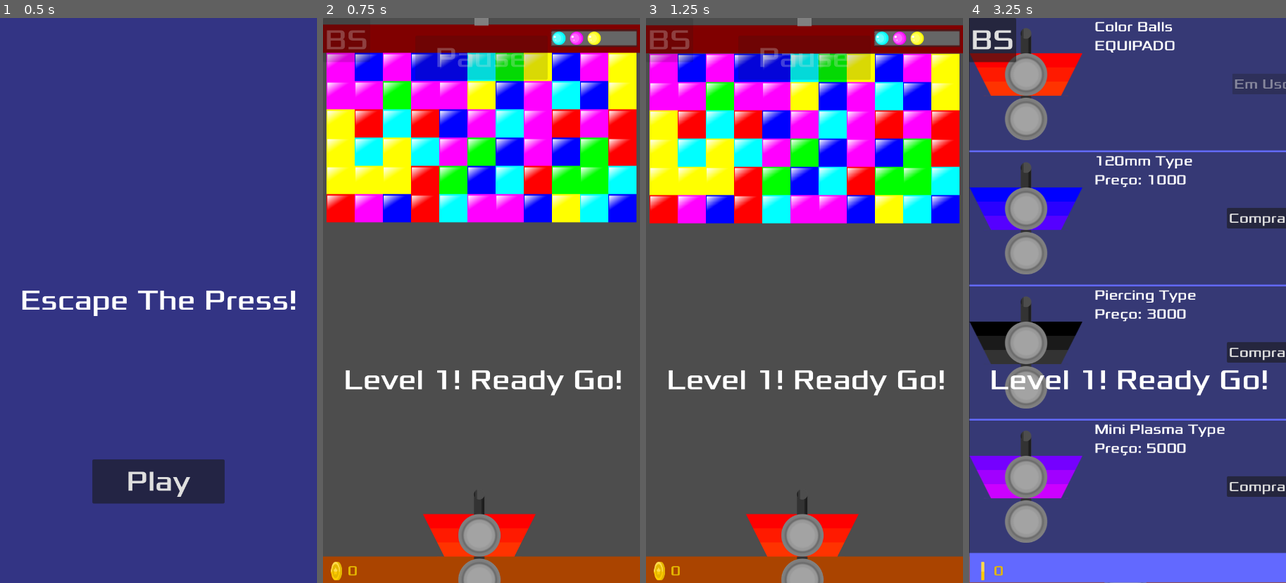
Above: before the commit, frames 1-4 (left to right).
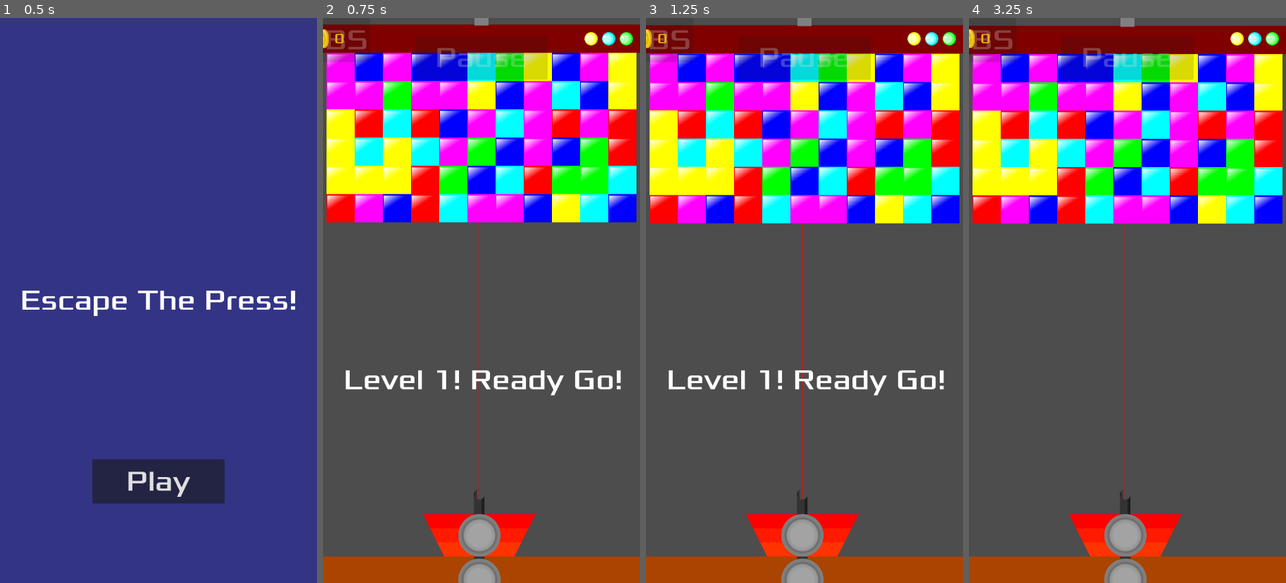
Above: after the commit, the same moments.

Repository: JamesElison/Escape_The_Press
Game: Godot game, scene res://core/scenes/set_elements/main_menu.tscn
The game is run twice, just before and just after one commit, with the same random seed, the same clock (stepped at 60 frames per second) and the same inputs. Sound files missing from this copy of the repository are replaced by a short silence.
Inputs (mouse positions are in pixels of both pictures, inside the frame that each line leads up to):
- Up to frame 1 (0.5 s): no input
- Up to frame 2 (0.75 s): click "Play" at 0.5 s
- Up to frame 3 (1.25 s): no input
- Up to frame 4 (3.25 s): click "BS" at 1.25 s; click (1260, 85) at 2 s, where only the run before the commit has a clickable "Comprar"; click (1216, 85) at 2.75 s, where only the run after the commit has a clickable "Equip"

Frame 1 is identical in both runs. In frame 2, 1.3% of the frame differs, in the area x 0-100%, y 2-100%; in frame 3, 1.3%; in frame 4, 100%, in the area x 0-100%, y 0-100%.

Commit message:
Versão 0.1.5: mira laser...

Diff:
--- a/core/entities/players/player.tscn
+++ b/core/entities/players/player.tscn
@@ -39,4 +39,13 @@
 position = Vector2(0, -125)
 shape = SubResource("RectangleShape2D_k6ly5")
 
+[node name="LaserRayCast" type="RayCast2D" parent="." unique_id=1527978726]
+position = Vector2(0, -133)
+target_position = Vector2(0, -1000)
+collision_mask = 48
+
+[node name="LaserLine" type="Line2D" parent="." unique_id=541704108]
+width = 2.0
+default_color = Color(1, 0, 0, 0.7372549)
+
 [connection signal="body_entered" from="PlayerHealthArea" to="." method="_on_player_health_area_body_entered"]
--- a/core/scenes/levels/test_area.tscn
+++ b/core/scenes/levels/test_area.tscn
@@ -50,8 +50,8 @@
 charger = NodePath("../Charger")
 
 [node name="Limits" type="StaticBody2D" parent="." unique_id=1558915970]
-collision_layer = 35
-collision_mask = 4
+collision_layer = 3
+collision_mask = 2048
 
 [node name="Limitshape_l" type="CollisionShape2D" parent="Limits" unique_id=290407902]
 position = Vector2(-20, 640)
@@ -62,7 +62,7 @@
 shape = SubResource("RectangleShape2D_k6ly5")
 
 [node name="Charger" parent="." unique_id=1260939654 instance=ExtResource("6_3c2jl")]
-position = Vector2(616, 46)
+position = Vector2(689, 47)
 rotation = 4.712389
 
 [node name="LevelCanvasLayer" type="CanvasLayer" parent="." unique_id=1652093017]
@@ -97,14 +97,13 @@
 
 [node name="BodyShopButton" parent="LevelCanvasLayer/HUD" unique_id=575916918 node_paths=PackedStringArray("body_shop_ui", "pause_button") instance=ExtResource("13_jyd58")]
 process_mode = 3
-layout_mode = 0
+layout_mode = 1
 offset_right = 107.0
 offset_bottom = 100.0
 size_flags_horizontal = 4
 size_flags_vertical = 4
 body_shop_ui = NodePath("../../BodyShop")
 pause_button = NodePath("../PauseButton")
-metadata/_edit_use_anchors_ = true
 
 [node name="PauseButton" parent="LevelCanvasLayer/HUD" unique_id=126329662 instance=ExtResource("11_2xyph")]
 layout_mode = 1
@@ -119,10 +118,10 @@
 
 [node name="Coin" parent="LevelCanvasLayer/HUD" unique_id=780510659 instance=ExtResource("12_2xyph")]
 layout_mode = 0
-offset_left = 31.0
-offset_top = 1253.0
-offset_right = 31.0
-offset_bottom = 1253.0
+offset_left = 1.0
+offset_top = 47.0
+offset_right = 1.0
+offset_bottom = 47.0
 mouse_filter = 2
 
 [node name="MessageTimer" type="Timer" parent="." unique_id=1222788902]
--- a/core/scenes/set_elements/charger.tscn
+++ b/core/scenes/set_elements/charger.tscn
@@ -10,6 +10,7 @@
 script = ExtResource("1_3gdcb")
 
 [node name="ChargerSprite" type="Sprite2D" parent="." unique_id=1032307856]
+visible = false
 scale = Vector2(2, 2)
 texture = ExtResource("1_y8x7j")
 
--- a/core/scenes/set_elements/color_ball.tscn
+++ b/core/scenes/set_elements/color_ball.tscn
@@ -109,7 +109,7 @@
 }
 
 [node name="ColorBall" type="CharacterBody2D" unique_id=548306013]
-collision_layer = 55
+collision_layer = 2103
 collision_mask = 2
 script = ExtResource("1_f3e34")
 
--- a/core/scenes/set_elements/shop_item.tscn
+++ b/core/scenes/set_elements/shop_item.tscn
@@ -25,17 +25,18 @@
 [node name="TitleLabel" type="Label" parent="HBoxContainer/InfoContainer" unique_id=198549266]
 layout_mode = 2
 theme_override_fonts/font = ExtResource("2_0417t")
-theme_override_font_sizes/font_size = 32
-text = "Hig Piercing"
+theme_override_font_sizes/font_size = 24
+text = "Hig Piercing Type"
 
 [node name="PriceLabel" type="Label" parent="HBoxContainer/InfoContainer" unique_id=1979994642]
 layout_mode = 2
 theme_override_fonts/font = ExtResource("2_0417t")
 theme_override_font_sizes/font_size = 32
-text = "10.000 Coins"
+text = "10.000"
 
 [node name="BuyButton" type="Button" parent="HBoxContainer" unique_id=1664746317]
 layout_mode = 2
+size_flags_horizontal = 4
 size_flags_vertical = 4
 theme_override_fonts/font = ExtResource("2_0417t")
 theme_override_font_sizes/font_size = 32
--- a/core/scripts/body_shop.gd
+++ b/core/scripts/body_shop.gd
@@ -11,10 +11,10 @@
 var items_catalog: Array[Dictionary] = [
 	{
 		"id": "Standart",
-		"title": "Color Balls",
-		"price": 0,
+		"title": "Ball launcher",
+		"price": "N/A",
 		"texture_path": "res://core/assets/sprites/characters/player.png",
-		"projectile_dir": "res://core/assets/sprites/set_objects/specific_projectiles/"
+		"projectile_dir": "res://core/assets/sprites/set_objects/"
 	},
 	{
 		"id": "120mm",
@@ -25,7 +25,7 @@
 	},
 	{
 		"id": "piercing",
-		"title": "Piercing Type",
+		"title": "Hig Piercing Type",
 		"price": 3000,
 		"texture_path": "res://core/assets/sprites/characters/launchers_for_sale/2_piercing_type.png",
 		"projectile_dir": "res://core/assets/sprites/set_objects/specific_projectiles/2_piercing_type/"
@@ -42,6 +42,11 @@
 func _ready() -> void:
 	process_mode = Node.PROCESS_MODE_ALWAYS
 	hide()
+
+	# Garantia: O lançador padrão sempre deve estar liberado nos salvamentos
+	if not "Standart" in GameManager.unlocked_launchers:
+		GameManager.unlocked_launchers.append("Standart")
+
 	populate_shop()
 
 func populate_shop() -> void:
@@ -72,6 +77,7 @@
 		GameManager.save_game_data()
 		refresh_all_items()
 		EventBus.launcher_changed.emit(item_id)
+		close() # Retorna ao jogo imediatamente após a compra
 
 func _on_item_equip_requested(item_data: Dictionary) -> void:
 	var item_id = item_data.get("id", "")
@@ -79,6 +85,7 @@
 	GameManager.save_game_data()
 	refresh_all_items()
 	EventBus.launcher_changed.emit(item_id)
+	close() # Retorna ao jogo imediatamente após equipar
 
 func toggle_shop() -> void:
 	if visible:
--- a/core/scripts/body_shop_button.gd
+++ b/core/scripts/body_shop_button.gd
@@ -11,13 +11,25 @@
 	pressed.connect(_on_pressed)
 	self_modulate.a = ALPHA_MUTED
 
+	if body_shop_ui:
+		if not body_shop_ui.opened.is_connected(_on_shop_opened):
+			body_shop_ui.opened.connect(_on_shop_opened)
+		if not body_shop_ui.closed.is_connected(_on_shop_closed):
+			body_shop_ui.closed.connect(_on_shop_closed)
+
 func _on_pressed() -> void:
 	if body_shop_ui:
 		body_shop_ui.toggle_shop()
 
-		var is_open = body_shop_ui.visible
-		self_modulate.a = ALPHA_FULL if is_open else ALPHA_MUTED
+func _on_shop_opened() -> void:
+	self_modulate.a = ALPHA_FULL
+	if pause_button:
+		pause_button.visible = false
 
-		# Oculta/Exibe o PauseButton com base no estado da loja
-		if pause_button:
-			pause_button.visible = not is_open
+func _on_shop_closed() -> void:
+	self_modulate.a = ALPHA_MUTED
+	if pause_button:
+		pause_button.visible = true
+		# Sincroniza o texto e opacidade do PauseButton com a árvore de cena
+		if pause_button.has_method("sync_state"):
+			pause_button.sync_state()
--- a/core/scripts/charger.gd
+++ b/core/scripts/charger.gd
@@ -2,68 +2,71 @@
 
 var pre_charger_ball = preload("res://core/scenes/set_elements/color_ball_charger.tscn")
 
-# Lista com as instâncias ativas das bolas
+# Lista com as instâncias ativas das bolas no carregador
+# Index 0 = Bola da saída (Topo / Pronto para disparar - Marker3 ou Marker1 dependendo da sua cena)
+# Último Index = Bola na base da fila
 var balls: Array = []
 
-# Lista com a referência dos marcadores na ordem (Index 0 = Marker1, Index 5 = Marker6)
+# Referência dos marcadores organizados do Topo (Saída) para a Base
 @onready var markers: Array = [
-	$ChargerMarker1,
-	$ChargerMarker2,
-	$ChargerMarker3
+	$ChargerMarker3, # Topo (Pronto para atirar)
+	$ChargerMarker2, # Meio
+	$ChargerMarker1  # Base (Onde entram as novas bolas)
 ]
 
-
-# Called when the node enters the scene tree for the first time.
 func _ready() -> void:
-# Usa o call_deferred para garantir que o nó pai já esteja pronto na árvore
 	call_deferred("initialize_charger")
 
 func initialize_charger() -> void:
+	# Limpa qualquer bola existente por precaução
+	for ball in balls:
+		if is_instance_valid(ball):
+			ball.queue_free()
+	balls.clear()
+
+	# Instancia uma bola para cada marcador
 	for marker in markers:
 		var new_ball = pre_charger_ball.instantiate()
-
-		# Define uma cor aleatória para a bola do carregador
 		new_ball.color_ball = randi() % 6
-
 		get_parent().add_child(new_ball)
 		new_ball.global_position = marker.global_position
 		balls.append(new_ball)
 
+## Consome a bola do topo, move a fila e retorna a cor de forma atômica (Sem atraso de sinal)
+func pop_top_ball_color() -> int:
+	if balls.is_empty():
+		return 0 # Valor fallback caso a lista esteja vazia por segurança
 
-# Função ouvinte que será executada ao receber o sinal
-func _on_player_ball_shot(_color_index: int = 0) -> void:
-	moving_charger_ball()
+	# 1. Pega a bola da frente (Topo da fila / Saída)
+	var fired_ball = balls.pop_front()
+	var shot_color = fired_ball.color_ball
 
-
-# Esta função deve ser chamada sempre que o jogador disparar
-func moving_charger_ball() -> void:
-	if balls.is_empty():
-		return
-
-	# 1. Remove a bola do topo (Marker 6)
-	var fired_ball = balls.pop_back()
+	# Destrói a bola que foi consumida
 	fired_ball.queue_free()
 
-	# 2. Anima a subida das bolas restantes
+	# 2. Anima as bolas restantes subindo um nível em direção ao topo
 	for i in range(balls.size()):
-		var target_marker = markers[i + 1]
-		var tween = create_tween()
-		tween.tween_property(balls[i], "global_position", target_marker.global_position, 0.15)
+		if is_instance_valid(balls[i]):
+			var target_marker = markers[i]
+			var tween = create_tween()
+			tween.tween_property(balls[i], "global_position", target_marker.global_position, 0.12)
 
-	# 3. Cria a nova bola na base (Marker 1) com uma NOVA cor aleatória
+	# 3. Instancia a nova bola na base (ChargerMarker1)
 	var new_ball = pre_charger_ball.instantiate()
+	new_ball.color_ball = randi() % 6
+	get_parent().add_child(new_ball)
 
-	# Sorteia a cor para a nova bola que entra na fila
-	new_ball.color_ball = randi() % 6
+	# Coloca na posição do último marcador (Base)
+	var base_marker = markers[markers.size() - 1]
+	new_ball.global_position = base_marker.global_position
 
-	get_parent().add_child(new_ball)
-	new_ball.global_position = markers[0].global_position
+	# Adiciona ao final da lista
+	balls.append(new_ball)
 
-	balls.push_front(new_ball)
+	return shot_color
 
-
-# Retorna o valor de 'color_ball' da bola que está no topo do carregador (Marker 6)
+# Mantida por compatibilidade caso algum outro script consulte apenas a cor sem disparar
 func get_top_ball_color() -> int:
-	if not balls.is_empty():
-		return balls.back().color_ball
-	return 0 # Valor padrão caso esteja vazio
+	if not balls.is_empty() and is_instance_valid(balls[0]):
+		return balls[0].color_ball
+	return 0
--- a/core/scripts/color_ball.gd
+++ b/core/scripts/color_ball.gd
@@ -4,7 +4,7 @@
 const GRID_SIZE: float = 64.0
 
 var dir = Vector2.UP
-var speed: float = 1500.0 # Valor base/fallback
+var speed: float = 2000.0 # Valor base/fallback
 var is_exploding: bool = false
 
 @onready var color_ball_sprite = $ColorBallSprite
--- a/core/scripts/color_ball_charger.gd
+++ b/core/scripts/color_ball_charger.gd
@@ -8,9 +8,7 @@
 	"res://core/assets/sprites/set_objects/blue_ball.png",
 	"res://core/assets/sprites/set_objects/ciano_ball.png",
 	"res://core/assets/sprites/set_objects/magenta_ball.png",
-	"res://core/assets/sprites/set_objects/yellow_ball.png",
-	#"res://core/assets/sprites/set_objects/black_ball.png",
-	#"res://core/assets/sprites/set_objects/white_ball.png"
+	"res://core/assets/sprites/set_objects/yellow_ball.png"
 ]
 
 @export var color_ball: int = 0: set = set_color_ball
@@ -27,7 +25,7 @@
 	var all_blocks = get_tree().get_nodes_in_group("blocks")
 	var valid_blocks: Array[Node] = []
 
-	# Filtra apenas blocos ativos (ignora os que estão sendo destruídos)
+	# Filtra apenas blocos ativos
 	for block in all_blocks:
 		if is_instance_valid(block) and not block.get("is_being_destroyed"):
 			valid_blocks.append(block)
@@ -35,25 +33,32 @@
 	if valid_blocks.is_empty():
 		return randi() % color_balls.size()
 
-	# 1. Mapeia as alturas (posições Y) únicas dos blocos ativos
+	# Mapeia as posições Y únicas dos blocos
 	var unique_y_positions: Array[float] = []
 	for block in valid_blocks:
 		var block_y = snapped(block.global_position.y, 16.0)
 		if not block_y in unique_y_positions:
 			unique_y_positions.append(block_y)
 
-	# 2. Se houver 3 fileiras ou menos de altura restante
-	if unique_y_positions.size() <= 3:
-		var available_indices: Array[int] = []
+	# Ordena as posições Y em ordem decrescente (maior Y = mais abaixo/próximo do jogador)
+	unique_y_positions.sort()
+	unique_y_positions.reverse()
 
-		for block in valid_blocks:
+	# Seleciona as fileiras mais próximas do lançador (as 2 mais baixas)
+	var target_y_count = min(2, unique_y_positions.size())
+	var lowest_y_levels = unique_y_positions.slice(0, target_y_count)
+
+	var available_colors: Array[int] = []
+
+	for block in valid_blocks:
+		var block_y = snapped(block.global_position.y, 16.0)
+		if block_y in lowest_y_levels:
 			var idx: int = block.block_color
-			if idx >= 0 and idx < color_balls.size() and not idx in available_indices:
-				available_indices.append(idx)
+			if idx >= 0 and idx < color_balls.size() and not idx in available_colors:
+				available_colors.append(idx)
 
-		# Sorteia apenas entre as cores presentes na tela
-		if not available_indices.is_empty():
-			return available_indices.pick_random()
+	# Retorna uma cor presente nas fileiras inferiores
+	if not available_colors.is_empty():
+		return available_colors.pick_random()
 
-	# 3. Se houver 4 fileiras ou mais, sorteia qualquer cor normalmente
 	return randi() % color_balls.size()
--- a/core/scripts/level.gd
+++ b/core/scripts/level.gd
@@ -6,7 +6,6 @@
 @onready var level_start_timer = $LevelStartTimer
 @onready var press = $Press
 @onready var player = $Player
-#@onready var level_color_rect = $LevelColorRect
 @onready var message_label = $LevelCanvasLayer/HUD/MessageLabel
 @onready var body_shop_button = $LevelCanvasLayer/HUD/BodyShopButton
 @onready var pause_button = $LevelCanvasLayer/HUD/PauseButton
@@ -29,7 +28,7 @@
 		if not player.game_over.is_connected(game_over):
 			player.game_over.connect(game_over)
 
-	# 1. Ajusta o speed da prensa
+	# 1. Ajusta a velocidade da prensa
 	if is_instance_valid(press):
 		press.speed = GameManager.press_speed
 		press.press_active = true
@@ -53,17 +52,18 @@
 
 	# Checa se todos os blocos foram destruídos
 	var remaining_blocks = get_tree().get_nodes_in_group("blocks")
-	if remaining_blocks.size() == 0 and press.press_active:
+	if remaining_blocks.size() == 0 and press and press.press_active:
 		complete_level()
 
 func complete_level() -> void:
 	level_cleared = true
 
-	press.press_active = false
-	if level_music:
+	if is_instance_valid(press):
+		press.press_active = false
+	if is_instance_valid(level_music):
 		level_music.stop()
 
-	if level_victory_music:
+	if is_instance_valid(level_victory_music):
 		level_victory_music.play()
 		await level_victory_music.finished
 
@@ -81,19 +81,22 @@
 	is_game_over = false
 
 func show_message(text: String) -> void:
-	message_label.text = text
-	message_label.show()
-	message_timer.start()
+	if is_instance_valid(message_label):
+		message_label.text = text
+		message_label.show()
+	if is_instance_valid(message_timer):
+		message_timer.start()
 
 func show_game_over() -> void:
 	is_game_over = true
 	show_message("Game Over")
 
 func _on_level_start_timer_timeout() -> void:
-	press.press_active = true
+	if is_instance_valid(press):
+		press.press_active = true
 
 func _on_message_timer_timeout() -> void:
-	if not is_game_over:
+	if not is_game_over and is_instance_valid(message_label):
 		message_label.hide()
 
 func game_over() -> void:
@@ -102,13 +105,10 @@
 		press.press_active = false
 	show_game_over()
 
-	# Reseta apenas o nível, mantendo moedas e itens
-	#GameManager.reset_level_progress()
-
 	if is_instance_valid(level_music):
 		level_music.stop()
 	if is_instance_valid(level_game_over_sound):
 		level_game_over_sound.play()
 
-	await get_tree().create_timer(2).timeout
+	await get_tree().create_timer(2.0).timeout
 	get_tree().change_scene_to_file("res://core/scenes/set_elements/main_menu.tscn")
--- a/core/scripts/pause_button.gd
+++ b/core/scripts/pause_button.gd
@@ -1,24 +1,27 @@
 extends Button
 
-# Opção A: Se você alterou o Alpha (Transparência)
-# 70/255 equivale a ~0.27 de alpha. 255 equivale a 1.0.
-const ALPHA_MUTED: float = 70.0 / 255.0  # ~0.27
-const ALPHA_FULL: float = 1.0            # 255/255
+const ALPHA_MUTED: float = 70.0 / 255.0  # ~0.27 (despausado)
+const ALPHA_FULL: float = 1.0            # 1.0 (pausado)
 
 func _ready() -> void:
+	process_mode = Node.PROCESS_MODE_ALWAYS
 	pressed.connect(_on_pressed)
-	# Define a opacidade inicial reduzida
-	self_modulate.a = ALPHA_MUTED
+	sync_state()
 
 func _on_pressed() -> void:
-	var is_pausing = not get_tree().paused
-	get_tree().paused = is_pausing
+	var next_pause_state = not get_tree().paused
+	get_tree().paused = next_pause_state
+	set_paused_state(next_pause_state)
 
+## Atualiza visualmente o botão (texto e transparência) com base no estado desejado
+func set_paused_state(is_pausing: bool) -> void:
 	if is_pausing:
-		# Quando PAUSA: Volta ao brilho/opacidade total (255 / 1.0)
 		self_modulate.a = ALPHA_FULL
 		text = "Play"
 	else:
-		# Quando DESPAUSA: Volta para a opacidade reduzida (70 / ~0.27)
 		self_modulate.a = ALPHA_MUTED
 		text = "Pause"
+
+## Força o botão a sincronizar seu visual diretamente com o estado real de pausa da árvore (get_tree().paused)
+func sync_state() -> void:
+	set_paused_state(get_tree().paused)
--- a/core/scripts/player.gd
+++ b/core/scripts/player.gd
@@ -8,6 +8,10 @@
 @onready var player_ball_shoot = $PlayerBallShoot
 @onready var player_sprite = $PlayerSprite
 @onready var player_marker = $PlayerMarker
+
+# Nós para o Laser
+@onready var laser_ray_cast: RayCast2D = $LaserRayCast
+@onready var laser_line: Line2D = $LaserLine
 
 @export var charger: Node2D
 
@@ -20,14 +24,42 @@
 
 func _ready() -> void:
 	screen_size = get_viewport_rect().size
-	EventBus.launcher_changed.connect(update_launcher_sprite)
-	update_launcher_sprite(GameManager.equipped_launcher)
+
 	# Conecta ao sinal global do EventBus para atualizar em tempo real quando mudar na loja
 	if not EventBus.launcher_changed.is_connected(_on_launcher_changed):
 		EventBus.launcher_changed.connect(_on_launcher_changed)
 
 	# Atualiza o sprite inicial de acordo com o item equipado no GameManager
 	update_launcher_sprite(GameManager.equipped_launcher)
+
+func _process(_delta: float) -> void:
+	update_laser()
+
+# --- LÓGICA DO LASER ---
+func update_laser() -> void:
+	if not is_instance_valid(laser_ray_cast) or not is_instance_valid(laser_line):
+		return
+
+	# Ponto inicial do laser em coordenadas locais do Line2D
+	var origin_point = laser_line.to_local(laser_ray_cast.global_position)
+	var target_point: Vector2
+
+	# Força a atualização da colisão a cada quadro
+	laser_ray_cast.force_raycast_update()
+
+	if laser_ray_cast.is_colliding():
+		# Se colidiu com algo (Bloco ou Prensa), obtém o ponto exato de colisão no mundo
+		var collision_point = laser_ray_cast.get_collision_point()
+		# Converte o ponto do mundo para o sistema de coordenadas local do Line2D
+		target_point = laser_line.to_local(collision_point)
+	else:
+		# Se não houver obstáculo, desenha até o limite do Target Position
+		target_point = laser_line.to_local(laser_ray_cast.to_global(laser_ray_cast.target_position))
+
+	# Desenha a linha da origem até o ponto de impacto
+	laser_line.clear_points()
+	laser_line.add_point(origin_point)
+	laser_line.add_point(target_point)
 
 func update_launcher_sprite(launcher_id: String) -> void:
 	var texture_path = ""
@@ -47,8 +79,7 @@
 
 	# Se a textura existir, aplica no nó de Sprite do lançador
 	if ResourceLoader.exists(texture_path):
-		player_sprite.texture = load(texture_path) # Substitua $Sprite2D pelo nome exato do seu nó de sprite
-
+		player_sprite.texture = load(texture_path)
 
 func _unhandled_input(event: InputEvent) -> void:
 	# Ignora eventos emulados para evitar gatilho duplo
@@ -107,8 +138,11 @@
 
 	EventBus.camera_shake_requested.emit(15.0, 0.15)
 
+	# Consome e pega a cor do topo de forma atômica e instantânea
 	var current_color = 0
-	if charger and charger.has_method("get_top_ball_color"):
+	if is_instance_valid(charger) and charger.has_method("pop_top_ball_color"):
+		current_color = charger.pop_top_ball_color()
+	elif charger and charger.has_method("get_top_ball_color"):
 		current_color = charger.get_top_ball_color()
 
 	var ball = pre_ball.instantiate()
@@ -122,6 +156,8 @@
 func die() -> void:
 	game_over.emit()
 	player_sprite.hide()
+	if is_instance_valid(laser_line):
+		laser_line.hide()
 
 func _on_player_health_area_body_entered(body: Node2D) -> void:
 	if body.is_in_group("blocks"):
--- a/core/scripts/shop_item.gd
+++ b/core/scripts/shop_item.gd
@@ -27,16 +27,16 @@
 	var is_equipped = (GameManager.equipped_launcher == item_id)
 
 	if is_equipped:
-		price_label.text = "EQUIPADO"
-		action_button.text = "Em Uso"
+		price_label.text = "EQUIPPED"
+		action_button.text = "In Use"
 		action_button.disabled = true
 	elif is_unlocked:
-		price_label.text = "ADQUIRIDO"
-		action_button.text = "Equipar"
+		price_label.text = "ACQUIRED"
+		action_button.text = "Equip"
 		action_button.disabled = false
 	else:
-		price_label.text = "Preço: " + str(price) # + " Coins"
-		action_button.text = "Comprar"
+		price_label.text = "PRICE: " + str(price) # + " Coins"
+		action_button.text = "Buy"
 		action_button.disabled = false
 
 func _on_action_button_pressed() -> void:
--- a/project.godot
+++ b/project.godot
@@ -71,6 +71,7 @@
 2d_physics/layer_9="charger_exit"
 2d_physics/layer_10="set_limits"
 2d_physics/layer_11="set_limiteds"
+2d_physics/layer_12="lateral_limits"
 
 [physics]
 
Binary file changed: core/assets/sprites/set_objects/ciano_ball.png
Binary file changed: core/assets/sprites/set_objects/green_ball.png
Binary file changed: core/assets/sprites/set_objects/specific_projectiles/1_120mm_type/blue.png
Binary file changed: core/assets/sprites/set_objects/specific_projectiles/1_120mm_type/cyan.png
Binary file changed: core/assets/sprites/set_objects/specific_projectiles/1_120mm_type/green.png
Binary file changed: core/assets/sprites/set_objects/specific_projectiles/1_120mm_type/magenta.png
Binary file changed: core/assets/sprites/set_objects/specific_projectiles/1_120mm_type/red.png
Binary file changed: core/assets/sprites/set_objects/specific_projectiles/1_120mm_type/yellow.png
Binary file changed: core/assets/sprites/set_objects/specific_projectiles/2_piercing_type/blue.png
Binary file changed: core/assets/sprites/set_objects/specific_projectiles/2_piercing_type/cyan.png
Binary file changed: core/assets/sprites/set_objects/specific_projectiles/2_piercing_type/green.png
Binary file changed: core/assets/sprites/set_objects/specific_projectiles/2_piercing_type/magenta.png
(and 9 more such lines)
